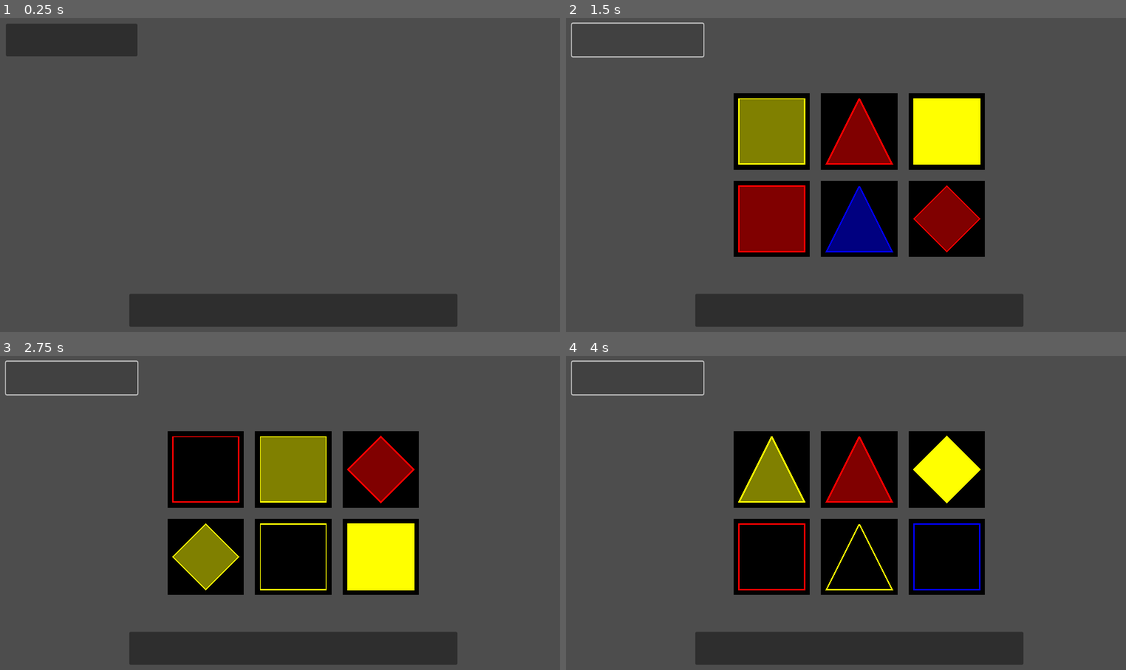
Above: before the commit, frames 1-4 (two rows, left to right).
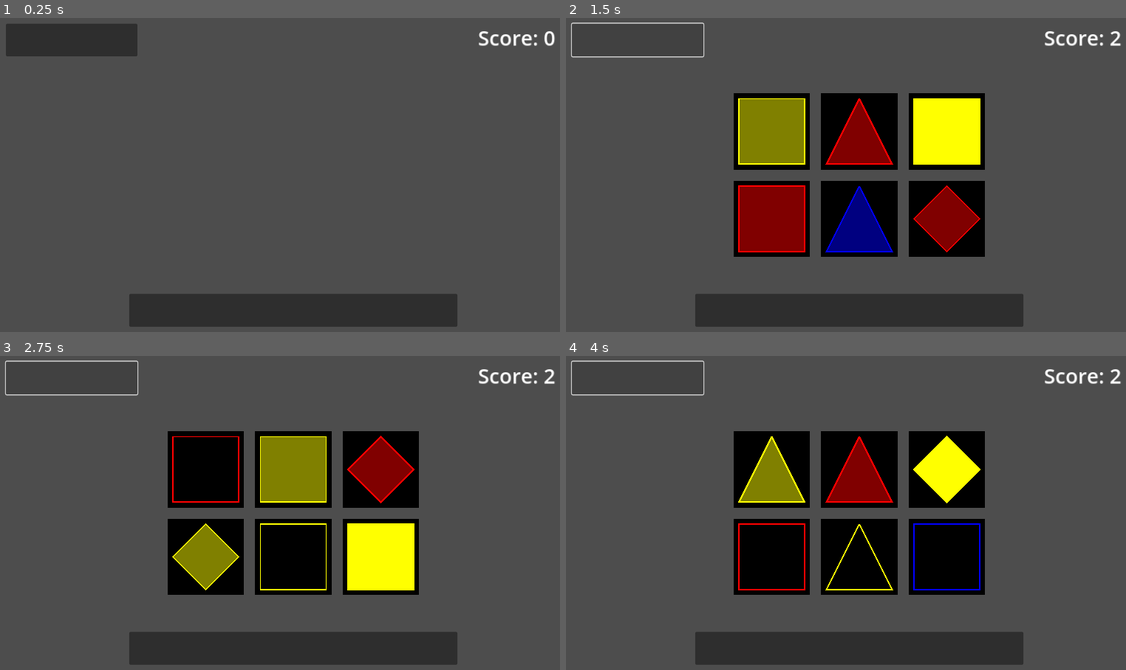
Above: after the commit, the same moments.

Repository: JadenValdez/SetSquare
Game: Godot game, scene res://Scenes/SetSquare.tscn
Same seed, same stepped clock (60 frames per second), same inputs: the game is played once before the commit and once after it.
Inputs (mouse positions are in pixels of both pictures, inside the frame that each line leads up to):
- Up to frame 1 (0.25 s): no input
- Up to frame 2 (1.5 s): click (857, 310) at 0.5 s; click (638, 39) at 1.25 s
- Up to frame 3 (2.75 s): click (72, 377) at 2 s
- Up to frame 4 (4 s): click (857, 648) at 2.75 s; click (638, 377) at 3.5 s

The runs differ from the first frame. In frame 1, 0.3% of the frame differs, in the area x 85-100%, y 4-9%; in frame 2, 0.3%; in frame 3, 0.3%; in frame 4, 0.3%.

Commit message:
Reworked Selected Tiles
Selected Tiles now also saves the row and column that the tile was on, for answer tab purposes

Diff:
--- /dev/null
+++ b/Scenes/AnswerTab.tscn
@@ -0,0 +1,18 @@
+[gd_scene load_steps=2 format=3 uid="uid://dkk1n1u2m0p4c"]
+
+[ext_resource type="Script" path="res://Scripts/AnswerTab.gd" id="1_okw3a"]
+
+[node name="AnswerTab" type="Node2D"]
+script = ExtResource("1_okw3a")
+
+[node name="ColorRect" type="ColorRect" parent="."]
+offset_left = -64.0
+offset_top = -64.0
+offset_right = 64.0
+offset_bottom = 64.0
+color = Color(0, 0, 0, 1)
+
+[node name="Line2D" type="Line2D" parent="."]
+points = PackedVector2Array(-8, -8, 8, -8, 8, 8, -8, 8)
+closed = true
+width = 2.0
--- a/Scenes/SetSquare.tscn
+++ b/Scenes/SetSquare.tscn
@@ -1,12 +1,17 @@
-[gd_scene load_steps=2 format=3 uid="uid://lqw7tdq27ixc"]
+[gd_scene load_steps=3 format=3 uid="uid://lqw7tdq27ixc"]
 
 [ext_resource type="Script" path="res://Scripts/MainPlayArea.gd" id="2_71jd4"]
+[ext_resource type="Script" path="res://Scripts/AnswerCreator.gd" id="2_ts7kv"]
 
 [node name="SetSquare" type="Node2D"]
 
 [node name="MainPlayArea" type="Node2D" parent="."]
 position = Vector2(576, 320)
 script = ExtResource("2_71jd4")
+
+[node name="AnswerCreator" type="Node2D" parent="."]
+position = Vector2(576, 320)
+script = ExtResource("2_ts7kv")
 
 [node name="Button" type="Button" parent="."]
 offset_left = 16.0
@@ -20,5 +25,15 @@
 offset_right = 896.0
 offset_bottom = 616.0
 
+[node name="Label" type="Label" parent="."]
+offset_left = 912.0
+offset_top = 16.0
+offset_right = 1112.0
+offset_bottom = 88.0
+theme_override_font_sizes/font_size = 40
+text = "Score: 0"
+horizontal_alignment = 1
+vertical_alignment = 1
+
 [connection signal="pressed" from="Button" to="MainPlayArea" method="_on_button_pressed"]
 [connection signal="pressed" from="Button2" to="MainPlayArea" method="_on_button_2_pressed"]
--- a/Scripts/AnswerCheck.gd
+++ b/Scripts/AnswerCheck.gd
@@ -17,6 +17,7 @@
 					tiles_found += 1
 					if tiles_found >= 3:
 						print("set already found")
+						PlayerInformation.SelectedTiles = {}
 						return
 						#duplicate set
 						#no score change
@@ -36,15 +37,21 @@
 						print("selected tiles form a set")
 						PlayerInformation.FoundSets[PlayerInformation.FoundSets.size()] = PlayerInformation.SelectedTiles.duplicate(true)
 						PlayerInformation.Score += 1
+						SignalBus.update_score.emit()
+						AnswerCreator.CreateAnswerTab()
+						PlayerInformation.SelectedTiles = {}
 						return
 
 	print("selected tiles do not form a set")
 	PlayerInformation.Score -= 1
+	SignalBus.update_score.emit()
+	PlayerInformation.SelectedTiles = {}
 	#set was not found
 
 func CheckSets() -> void:
 	if PlayerInformation.FoundSets.size() >= GameManager.Sets.size():
 		PlayerInformation.Score += 2
+		SignalBus.update_score.emit()
 	else:
 		for set_id in GameManager.Sets:
 
--- /dev/null
+++ b/Scripts/AnswerCreator.gd
@@ -0,0 +1,9 @@
+extends Node2D
+
+var CurrentAnswerAmount: int
+
+func _ready() -> void:
+	pass # Replace with function body.
+
+func CreateAnswerTab() -> void:
+	pass
--- /dev/null
+++ b/Scripts/AnswerTab.gd
@@ -0,0 +1,6 @@
+extends Node2D
+
+
+# Called when the node enters the scene tree for the first time.
+func _ready() -> void:
+	pass # Replace with function body.
--- a/Scripts/LevelManager.gd
+++ b/Scripts/LevelManager.gd
@@ -34,6 +34,7 @@
 	GameManager.CurrentRound += 1
 	GameManager.AnswerAmount = RemainingLevelAnswers[randi() % RemainingLevelAnswers.size()]
 	RemainingLevelAnswers.erase(GameManager.AnswerAmount)
-	PlayerInformation.SelectedTiles = []
+	PlayerInformation.SelectedTiles = {}
 	PlayerInformation.FoundSets = {}
+	AnswerCreator.CurrentAnswerAmount = 0
 	TileGenerator.GenerateTiles()
--- a/Scripts/MainPlayArea.gd
+++ b/Scripts/MainPlayArea.gd
@@ -1,6 +1,7 @@
 extends Node2D
 
 const TILE = preload("res://Scenes/Tile.tscn")
+@onready var label: Label = $"../Label"
 
 var current_row: int
 var current_column: int
@@ -8,14 +9,15 @@
 # Called when the node enters the scene tree for the first time.
 func _ready() -> void:
 	SignalBus.create_board.connect(_create_board)
+	SignalBus.update_score.connect(_update_score)
 
 func _create_board(chosen_tiles: Array) -> void:
 	chosen_tiles.shuffle()
-	current_row = 0
-	current_column = 0
+	current_row = 1
+	current_column = 1
 	for tile in chosen_tiles:
-		if current_column >= GameManager.BoardColumns:
-			current_column = 0
+		if current_column > GameManager.BoardColumns:
+			current_column = 1
 			current_row += 1
 		var instance = TILE.instantiate()
 
@@ -28,9 +30,11 @@
 		#change position and size based on how many rows/columns there are
 		instance.scale = Vector2(4.0/GameManager.BoardColumns, 4.0/GameManager.BoardColumns)
 		if GameManager.BoardColumns == GameManager.BoardRows:
-			instance.position = Vector2(-256 + ((512.0/(GameManager.BoardColumns * 2)) * (current_column * 2 + 1)), -256 + ((512.0/(GameManager.BoardColumns * 2)) * (current_row * 2 + 1)))
+			instance.position = Vector2(-256 + ((512.0/(GameManager.BoardColumns * 2)) * (current_column * 2 - 1)), -256 + ((512.0/(GameManager.BoardColumns * 2)) * (current_row * 2 - 1)))
 		else:
-			instance.position = Vector2(-256 + ((512.0/(GameManager.BoardColumns * 2)) * (current_column * 2 + 1)), -256 + ((512.0/(GameManager.BoardColumns * 2)) * (current_row * 2 + 2)))
+			instance.position = Vector2(-256 + ((512.0/(GameManager.BoardColumns * 2)) * (current_column * 2 - 1)), -256 + ((512.0/(GameManager.BoardColumns * 2)) * (current_row * 2)))
+		instance.tile_row = current_row
+		instance.tile_column = current_column
 		add_child(instance)
 		current_column += 1
 
@@ -41,3 +45,9 @@
 
 func _on_button_2_pressed() -> void:
 	AnswerCheck.CheckSets()
+
+func _update_score() -> void:
+	label.text = "Score: " + str(PlayerInformation.Score)
+	label.modulate = Color(1, 1, 0, 1)
+	await get_tree().create_timer(0.1).timeout
+	label.modulate = Color(1, 1, 1, 1)
--- a/Scripts/PlayerInformation.gd
+++ b/Scripts/PlayerInformation.gd
@@ -1,6 +1,6 @@
 extends Node
 
-var SelectedTiles: Array
+var SelectedTiles: Dictionary
 var FoundSets: Dictionary
 
 var Score: int
--- a/Scripts/SignalBus.gd
+++ b/Scripts/SignalBus.gd
@@ -3,3 +3,4 @@
 signal start_game
 
 signal create_board
+signal update_score
--- a/Scripts/Tile.gd
+++ b/Scripts/Tile.gd
@@ -8,6 +8,9 @@
 
 var tile_id: String
 var tile_shade: Color = Color(0, 0, 0, 1)
+
+var tile_row: int
+var tile_column: int
 
 # Called when the node enters the scene tree for the first time.
 func _ready() -> void:
@@ -44,6 +47,9 @@
 				return
 
 		line_2d.show()
-		PlayerInformation.SelectedTiles.append(tile_id)
+		PlayerInformation.SelectedTiles[tile_id] = {
+			"Row": tile_row,
+			"Column": tile_column
+		}
 		if PlayerInformation.SelectedTiles.size() >= 3:
 			AnswerCheck.CheckAnswer()
--- a/project.godot
+++ b/project.godot
@@ -24,6 +24,7 @@
 TileInformation="*res://Scripts/TileInformation.gd"
 PlayerInformation="*res://Scripts/PlayerInformation.gd"
 AnswerCheck="*res://Scripts/AnswerCheck.gd"
+AnswerCreator="*res://Scripts/AnswerCreator.gd"
 
 [debug]
 
